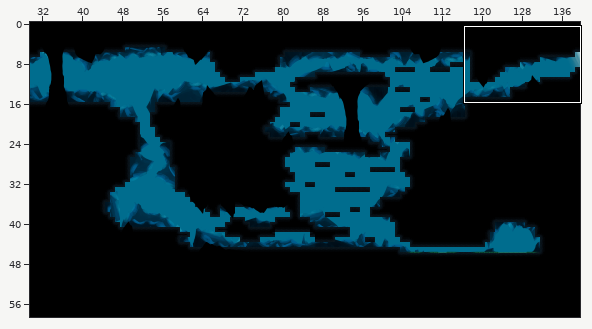
A Tiled map gets an edit: Output/Assets/Maps/Map0.tmx. Above: a wide view before the commit, with the close-up outlined.
Close-up. Before:
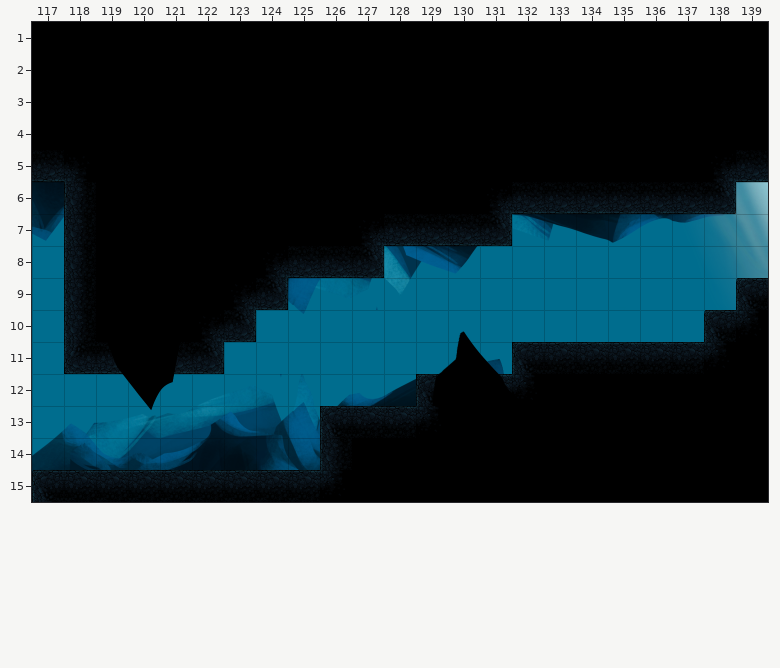
Cells are 64x64 px. Shown: x 117..139, y 1..15.
Once edited:
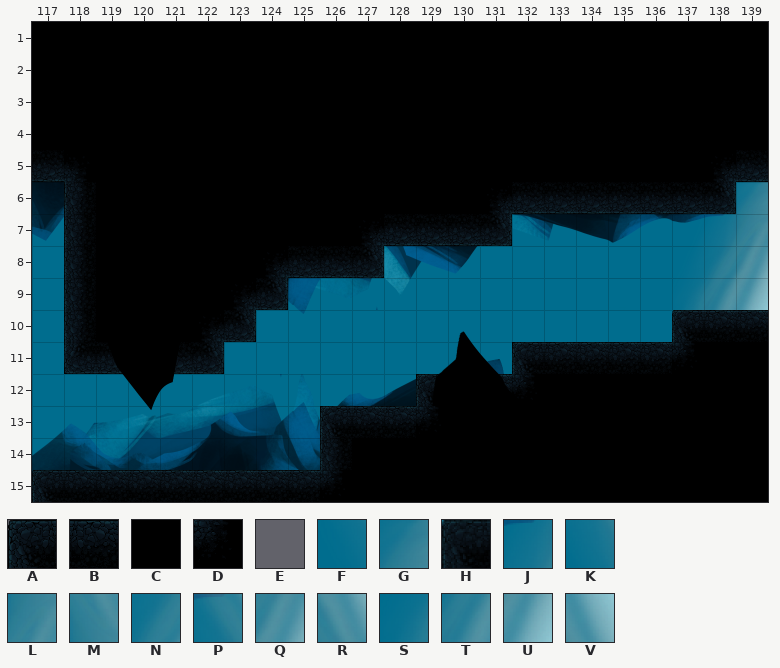
Key: from "tiles_cave": A 0, B 1, C 11, D 25, E 67 flipped up-down, F 68 flipped up-down, G 69, H 69 flipped up-down, J 78, K 78 flipped up-down, L 79, M 79 flipped up-down, N 88, P 88 flipped up-down, Q 89, R 89 flipped up-down, S 97, T 98, U 99, V 99 flipped up-down.
_ is an empty cell.
See-through tiles are keyed as they look on the map.
The commit says: added light exit cave
Edits made:
{"where": "layer \"Lights\""}
{"y":6,"x":139,"old":"V","new":"G"}
{"y":7,"x":138,"old":"PR","new":"JL"}
{"y":8,"x":138,"old":"KM","new":"NQ"}
{"y":9,"x":137,"old":"EFH","new":"STU"}
{"where": "layer \"Platforms\""}
{"y":9,"x":139,"old":"A","new":"_"}
{"y":10,"x":137,"old":"_AD","new":"ABB"}
{"y":11,"x":137,"old":"BD","new":"DC"}
{"label":"changed","picture_box":[672,182,768,374]}
